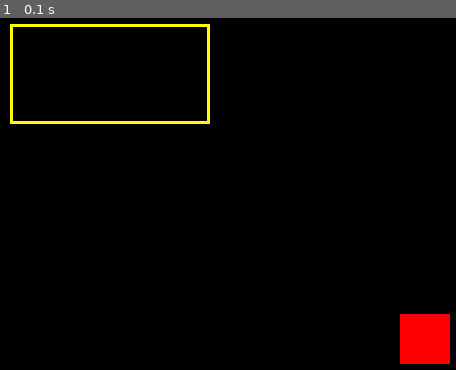
Above: before the commit, frame 1.
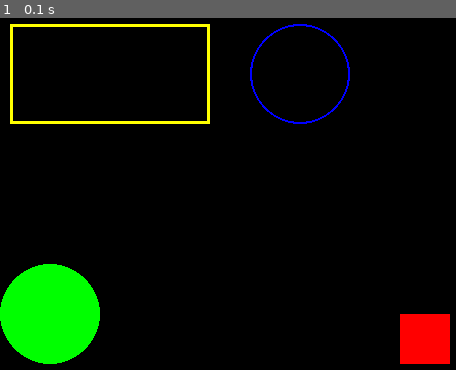
Above: after the commit, the same moment.

Repository: lucaslb767/pythonInfnet
Game: pygame game, started from fundamentosPython/aulas/aula_2018_10_30.py
Two runs of this game, one before a commit and one after it. Both use one fixed random seed, a clock stepped at 60 frames per second and the inputs below.
Inputs:
- Up to frame 1 (0.1 s): no input

The runs differ from the first frame. In frame 1, 5.2% of the frame differs, in the area x 0-77%, y 1-99%.

Commit message:
adiciona formas extras

Diff:
--- a/fundamentosPython/aulas/aula_2018_10_30.py
+++ b/fundamentosPython/aulas/aula_2018_10_30.py
@@ -9,6 +9,8 @@
 
 amarelo = (255,255,0)
 vermelho = (255,0,0)
+verde = (0,255,0)
+azul = (0,0,255)
 
 #desenha um retangulo não preenchido com linha amarela
 
@@ -17,6 +19,10 @@
 #desenha um retangulo todo preenchido de vermelho
 
 pygame.draw.rect(tela,vermelho,(400,300,50,50))
+
+pygame.draw.circle(tela, verde, (50, 300), 50)
+
+pygame.draw.circle(tela, azul, (300, 60), 50, 2)
 
 
 terminou = False
Not shown, changed: fundamentosPython/.DS_Store
